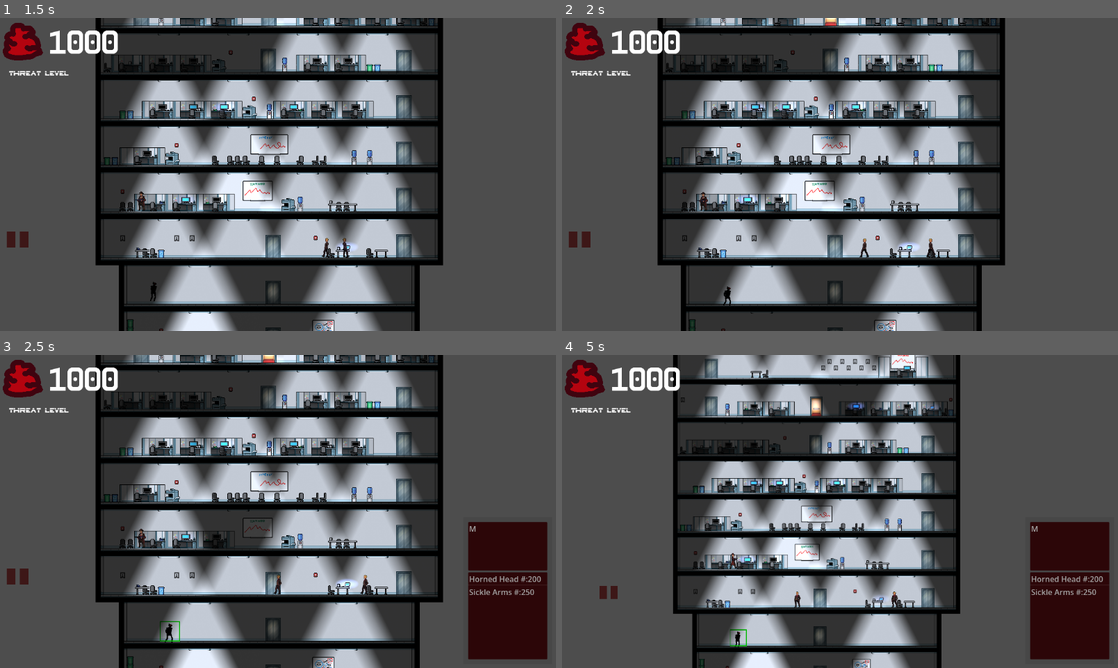
Above: before the commit, frames 1-4 (two rows, left to right).
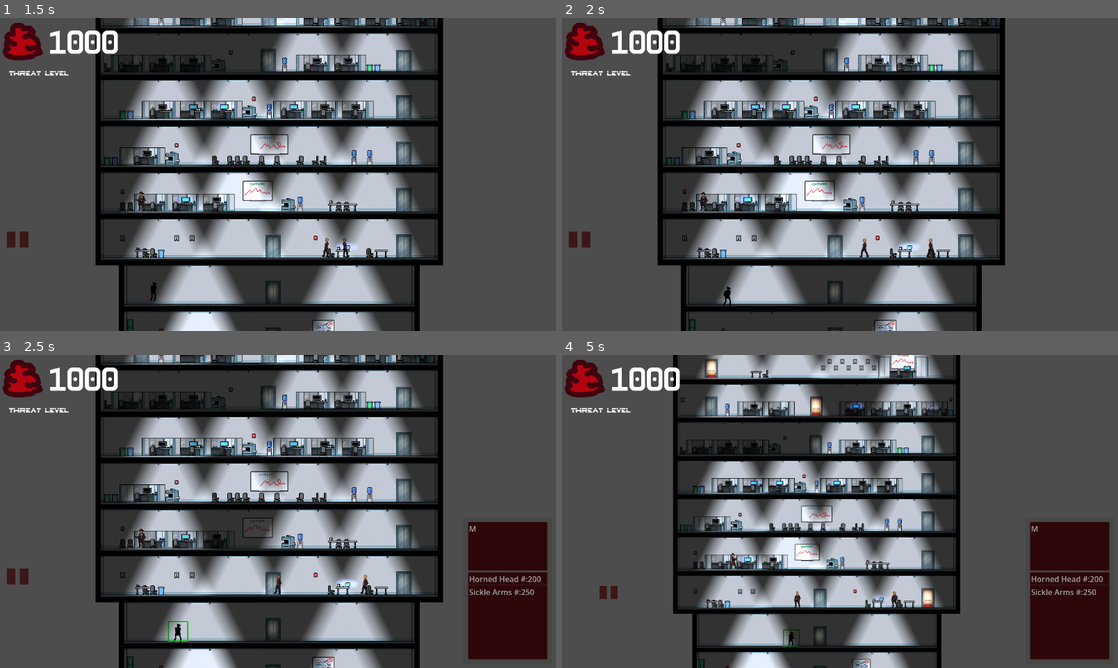
Above: after the commit, the same moments.

Repository: Lambosaurus/wildjam-mutation
Game: Godot game, scene res://ui/start_screen.tscn
Two runs of this game, one before a commit and one after it. Both use one fixed random seed, a clock stepped at 60 frames per second and the inputs below.
Inputs (mouse positions are in pixels of both pictures, inside the frame that each line leads up to):
- Up to frame 1 (1.5 s): click "Start" at 0.5 s; tap Enter at 1.25 s; drag from (22, 240) to (405, 246) at 1.27 s
- Up to frame 2 (2 s): no input
- Up to frame 3 (2.5 s): drag from (166, 630) to (405, 583) at 2.02 s
- Up to frame 4 (5 s): move the mouse to (573, 577) at 2.77 s; hold A (left) 2.78-3.5 s; tap Mouse wheel down (scroll_down) at 2.85, 4.35 s; click (573, 577) at 2.92 s; drag from (1112, 536) to (673, 464) at 3.52 s; tap Space at 4.25 s; move the mouse to (1006, 558) at 4.27 s; hold D (right) from 4.28 s (still down); tap W (up) at 4.52 s

Frame 1 is identical in both runs. In frame 2, less than 0.1% of the frame differs, in the area x 47-50%, y 0-3%; in frame 3, 0.2%; in frame 4, 0.4%, in the area x 26-67%, y 1-94%.

Commit message:
Feat: Make mutants seek elevators when no other valid targets available

Diff:
--- a/building/components/transporter/elevator/pixel_floor_stop.tscn
+++ b/building/components/transporter/elevator/pixel_floor_stop.tscn
@@ -211,7 +211,7 @@
 
 [node name="PixelFloorArea2D" type="Area2D" parent="." unique_id=176635171]
 disable_mode = 2
-collision_layer = 22
+collision_layer = 16
 collision_mask = 22
 
 [node name="CollisionShape2D" type="CollisionShape2D" parent="PixelFloorArea2D" unique_id=93645970]
--- a/creatures/detector/target_selector.gd
+++ b/creatures/detector/target_selector.gd
@@ -1,7 +1,7 @@
 class_name TargetSelector
 extends Area2D
 
-@export var range: float = 250:
+@export var range: float = 240:
 	set(value):
 		$Area.shape.radius = value
 		range = value
@@ -11,6 +11,11 @@
 		collision_mask = 1 << (value - 1)
 		$Raycast.collision_mask = 1 | (1 << (value-1))
 		target_bit = value
+
+@export var use_body_collider = true:
+	set(value):
+		$Raycast.collide_with_areas = value
+		$Raycast.collide_with_areas = !value
 
 @export var target: Node2D
 
@@ -39,3 +44,13 @@
 	ray.force_raycast_update()
 	var collider = ray.get_collider()
 	return collider == target
+
+func target_elevator():
+	var best_node = null
+	var best_dist_sq = INF
+	for node:Node2D in get_overlapping_areas():
+		var dist_sq = global_position.distance_squared_to(node.global_position)
+		if dist_sq < best_dist_sq and can_see(node):
+			best_dist_sq = dist_sq
+			best_node = node
+	return best_node
--- a/creatures/mutant/mutant.gd
+++ b/creatures/mutant/mutant.gd
@@ -22,6 +22,7 @@
 
 @export_group("BOIDS Controls")
 @export var BOIDS_REPULSION = 1000.0
+@export var BOIDS_ATTRACTION = 1500.0
 @export var BOIDS_COHESION = 2.0
 @export var BOIDS_THRESH_MIN = 50.0
 @export var BOIDS_THRESH_MAX = 1000.0
@@ -33,6 +34,8 @@
 var action = Action.idle;
 var action_timeout = 0
 var direction = Direction.right
+
+var elevator_attraction: Vector2 = Vector2(0.0, 0.0)
 
 func _ready() -> void:
 	$TargetSelector.range = max(mutant_type.chase_range, mutant_type.attack_range)
@@ -114,13 +117,22 @@
 			candidate_direction,
 		);
 
+	# Go for elevator if no items or targets
+	var selector = $TargetSelector
+	selector.target_bit = 5
+	selector.use_body_collider = false
+	target = selector.target_elevator()
+	if target:
+		#var candidate_direction = vector_to_direction(target.global_position.x - global_position.x)
+		elevator_attraction = (target.global_position - self.global_position).normalized()
+
 	return start_boids_action()
 
 func start_boids_action() -> void:
 	# MAGIC NUMBERS BEWARE!
 	var swarm = $SwarmDetector
 	swarm.compute()
-	var force = (swarm.repulsion * BOIDS_REPULSION) + (swarm.cohesion * BOIDS_COHESION)
+	var force = (swarm.repulsion * BOIDS_REPULSION) + (swarm.cohesion * BOIDS_COHESION) + (elevator_attraction * BOIDS_ATTRACTION)
 
 	if abs(force.x) < BOIDS_THRESH_MIN:
 		return start_action(
--- a/main/main.tscn
+++ b/main/main.tscn
@@ -29,6 +29,7 @@
 [node name="Elevator" parent="Transporters" unique_id=1486849745 node_paths=PackedStringArray("active_floor_stops") instance=ExtResource("9_bsumw")]
 position = Vector2(845, -21)
 active_floor_stops = [NodePath("PixelFloorStop"), NodePath("PixelFloorStop2"), NodePath("PixelFloorStop3"), NodePath("PixelFloorStop4"), NodePath("PixelFloorStop5")]
+travel_time = 2
 
 [node name="PixelFloorStop" parent="Transporters/Elevator" unique_id=1544292327 instance=ExtResource("10_bsumw")]
 position = Vector2(-9, 495)
@@ -44,11 +45,12 @@
 
 [node name="PixelFloorStop5" parent="Transporters/Elevator" unique_id=1132868291 instance=ExtResource("10_bsumw")]
 position = Vector2(-9, 113)
-
+travel_enabled = false
 
 [node name="Elevator3" parent="Transporters" unique_id=288718594 node_paths=PackedStringArray("active_floor_stops") instance=ExtResource("9_bsumw")]
 position = Vector2(574, 268)
 active_floor_stops = [NodePath("PixelFloorStop"), NodePath("PixelFloorStop2"), NodePath("PixelFloorStop3"), NodePath("PixelFloorStop4")]
+travel_time = 2
 
 [node name="PixelFloorStop" parent="Transporters/Elevator3" unique_id=1212278078 instance=ExtResource("10_bsumw")]
 position = Vector2(-9, 494)
@@ -66,7 +68,7 @@
 [node name="Elevator2" parent="Transporters" unique_id=491983639 node_paths=PackedStringArray("active_floor_stops") instance=ExtResource("9_bsumw")]
 position = Vector2(1879, -40)
 active_floor_stops = [NodePath("PixelFloorStop6"), NodePath("PixelFloorStop5")]
-travel_time = 1
+travel_time = 2
 
 [node name="PixelFloorStop6" parent="Transporters/Elevator2" unique_id=633424822 instance=ExtResource("10_bsumw")]
 position = Vector2(-1323, 34)
@@ -78,9 +80,11 @@
 [node name="Elevator4" parent="Transporters" unique_id=436440057 node_paths=PackedStringArray("active_floor_stops") instance=ExtResource("9_bsumw")]
 position = Vector2(1612, -132)
 active_floor_stops = [NodePath("PixelFloorStop6"), NodePath("PixelFloorStop5")]
+travel_time = 2
 
 [node name="PixelFloorStop6" parent="Transporters/Elevator4" unique_id=774658696 instance=ExtResource("10_bsumw")]
 position = Vector2(-1319, 31)
+travel_enabled = false
 
 [node name="PixelFloorStop5" parent="Transporters/Elevator4" unique_id=316634137 instance=ExtResource("10_bsumw")]
 position = Vector2(-1320, 126)
--- a/project.godot
+++ b/project.godot
@@ -34,6 +34,11 @@
 
 [input]
 
+swap_arms={
+"deadzone": 0.2,
+"events": [Object(InputEventKey,"resource_local_to_scene":false,"resource_name":"","device":-1,"window_id":0,"alt_pressed":false,"shift_pressed":false,"ctrl_pressed":false,"meta_pressed":false,"pressed":false,"keycode":0,"physical_keycode":49,"key_label":0,"unicode":49,"location":0,"echo":false,"script":null)
+]
+}
 up={
 "deadzone": 0.2,
 "events": [Object(InputEventKey,"resource_local_to_scene":false,"resource_name":"","device":-1,"window_id":0,"alt_press …(192 unchanged characters)…
@@ -77,6 +82,7 @@
 2d_physics/layer_4="Objects"
 2d_physics/layer_5="Transporters"
 2d_physics/layer_20="ChatBox"
+2d_physics/layer_24="UI"
 
 [physics]
 
--- a/sounds/dialog_tree/default_human_dialog.tres
+++ b/sounds/dialog_tree/default_human_dialog.tres
@@ -29,6 +29,41 @@
 [ext_resource type="AudioStream" uid="uid://vgouqynmfcpy" path="res://sounds/human_sounds/scream_5.mp3" id="22_wd38f"]
 [ext_resource type="AudioStream" uid="uid://xlcbo0fdynnf" path="res://sounds/human_sounds/scream_6.mp3" id="23_xnll1"]
 
+[sub_resource type="Resource" id="Resource_y7lkh"]
+script = ExtResource("2_anr03")
+clip = ExtResource("7_ep6f7")
+dialog = "Help! Theres a monster!!"
+metadata/_custom_type_script = "uid://bs2lmby8suipk"
+
+[sub_resource type="Resource" id="Resource_makg3"]
+script = ExtResource("2_anr03")
+clip = ExtResource("9_ep6f7")
+dialog = "Help us~~~"
+metadata/_custom_type_script = "uid://bs2lmby8suipk"
+
+[sub_resource type="Resource" id="Resource_2tvq5"]
+script = ExtResource("2_anr03")
+clip = ExtResource("10_l6jee")
+dialog = "Help! Its coming to eat us all"
+metadata/_custom_type_script = "uid://bs2lmby8suipk"
+
+[sub_resource type="Resource" id="Resource_dsc5t"]
+script = ExtResource("2_anr03")
+clip = ExtResource("20_0kr53")
+dialog = "Please!! I dont want to die!"
+metadata/_custom_type_script = "uid://bs2lmby8suipk"
+
+[sub_resource type="Resource" id="Resource_5ckfs"]
+script = ExtResource("2_anr03")
+clip = ExtResource("21_wd38f")
+dialog = "Alert! Send the guard!"
+metadata/_custom_type_script = "uid://bs2lmby8suipk"
+
+[sub_resource type="Resource" id="Resource_amhn7"]
+script = ExtResource("1_pkxe5")
+speeches = Array[ExtResource("2_anr03")]([SubResource("Resource_y7lkh"), SubResource("Resource_makg3"), SubResource("Resource_2tvq5"), SubResource("Resource_dsc5t"), SubResource("Resource_5ckfs")])
+metadata/_custom_type_script = "uid://b8pnktwqr4wnb"
+
 [sub_resource type="Resource" id="Resource_1jmd3"]
 script = ExtResource("2_anr03")
 clip = ExtResource("3_makg3")
@@ -163,41 +198,6 @@
 [sub_resource type="Resource" id="Resource_pqx4v"]
 script = ExtResource("1_pkxe5")
 speeches = Array[ExtResource("2_anr03")]([SubResource("Resource_l6jee"), SubResource("Resource_e0fb1"), SubResource("Re …(326 unchanged characters)…
-metadata/_custom_type_script = "uid://b8pnktwqr4wnb"
-
-[sub_resource type="Resource" id="Resource_y7lkh"]
-script = ExtResource("2_anr03")
-clip = ExtResource("7_ep6f7")
-dialog = "Help! Theres a monster!!"
-metadata/_custom_type_script = "uid://bs2lmby8suipk"
-
-[sub_resource type="Resource" id="Resource_makg3"]
-script = ExtResource("2_anr03")
-clip = ExtResource("9_ep6f7")
-dialog = "Help us~~~"
-metadata/_custom_type_script = "uid://bs2lmby8suipk"
-
-[sub_resource type="Resource" id="Resource_2tvq5"]
-script = ExtResource("2_anr03")
-clip = ExtResource("10_l6jee")
-dialog = "Help! Its coming to eat us all"
-metadata/_custom_type_script = "uid://bs2lmby8suipk"
-
-[sub_resource type="Resource" id="Resource_dsc5t"]
-script = ExtResource("2_anr03")
-clip = ExtResource("20_0kr53")
-dialog = "Please!! I dont want to die!"
-metadata/_custom_type_script = "uid://bs2lmby8suipk"
-
-[sub_resource type="Resource" id="Resource_5ckfs"]
-script = ExtResource("2_anr03")
-clip = ExtResource("21_wd38f")
-dialog = "Alert! Send the guard!"
-metadata/_custom_type_script = "uid://bs2lmby8suipk"
-
-[sub_resource type="Resource" id="Resource_amhn7"]
-script = ExtResource("1_pkxe5")
-speeches = Array[ExtResource("2_anr03")]([SubResource("Resource_y7lkh"), SubResource("Resource_makg3"), SubResource("Resource_2tvq5"), SubResource("Resource_dsc5t"), SubResource("Resource_5ckfs")])
 metadata/_custom_type_script = "uid://b8pnktwqr4wnb"
 
 [resource]
--- a/ui/selection/SelectionArea.tscn
+++ b/ui/selection/SelectionArea.tscn
@@ -3,6 +3,8 @@
 [ext_resource type="Script" uid="uid://b8edmj83j5ufq" path="res://ui/selection/selection_area.gd" id="1_u5gpo"]
 
 [node name="SelectionArea" type="Area2D" unique_id=2102157275]
+collision_layer = 8388608
+collision_mask = 8388608
 script = ExtResource("1_u5gpo")
 
 [connection signal="tree_exiting" from="." to="." method="_on_tree_exiting"]
